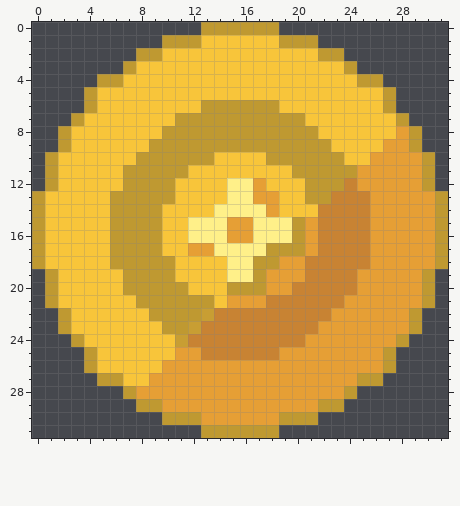
A pixel-art file gets an edit: src/assets/gui/aseprite/coin.aseprite. This is how it looked before the edit.
32x32 pixels, 1 frame.
After:
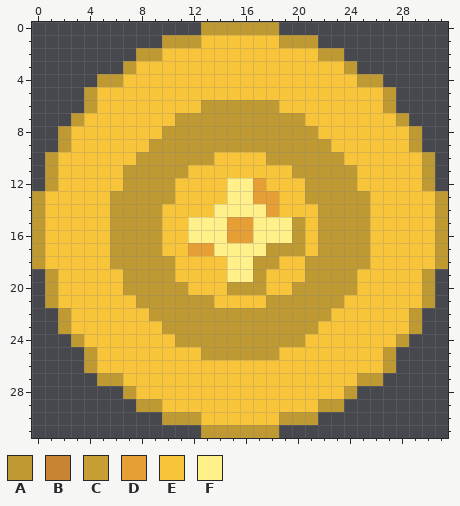
Palette (. is transparent): A #bf9931  B #c88333  C #c89e33  D #e69f35  E #f8c53a  F #fff089
Message: refactor: remove shading from coin
The exact change:
y 8: x 28 D -> E
y 9: x 27..28 DD -> EE
y 10: x 26..29 DDDD -> EEEE
y 11: x 25..29 DDDDD -> EEEEE
y 12: x 24..29 BDDDDD -> AEEEEE
y 13: x 23..30 BBBDDDDD -> AAAEEEEE
y 14: x 22..30 BBBBDDDDD -> AAAAEEEEE
y 15..17: x 21..30 DBBBBDDDDD -> EAAAAEEEEE
y 18: x 19..30 DDBBBBBDDDDD -> EEAAAAAEEEEE
y 19: x 18..29 DDDBBBBDDDDD -> EEEAAAAEEEEE
y 20: x 18..29 DDBBBBBDDDDD -> EEAAAAAEEEEE
y 21: x 15..29 DDDBBBBBBDDDDDD -> EEEAAAAAAEEEEEE
y 22: x 13..28 CBBBBBBBBBDDDDDD -> AAAAAAAAAAEEEEEE
y 23: x 12..28 CBBBBBBBBBDDDDDDD -> AAAAAAAAAAEEEEEEE
y 24: x 11..27 CBBBBBBBBBDDDDDDD -> AAAAAAAAAAEEEEEEE
y 25: x 11..26 DDBBBBBBDDDDDDDD -> EEAAAAAAEEEEEEEE
y 26: x 10..26 DDDDDDDDDDDDDDDDD -> EEEEEEEEEEEEEEEEE
y 27: x 9..24 DDDDDDDDDDDDDDDD -> EEEEEEEEEEEEEEEE
y 28: x 8..23 DDDDDDDDDDDDDDDD -> EEEEEEEEEEEEEEEE
y 29: x 10..21 DDDDDDDDDDDD -> EEEEEEEEEEEE
y 30: x 13..18 DDDDDD -> EEEEEE
